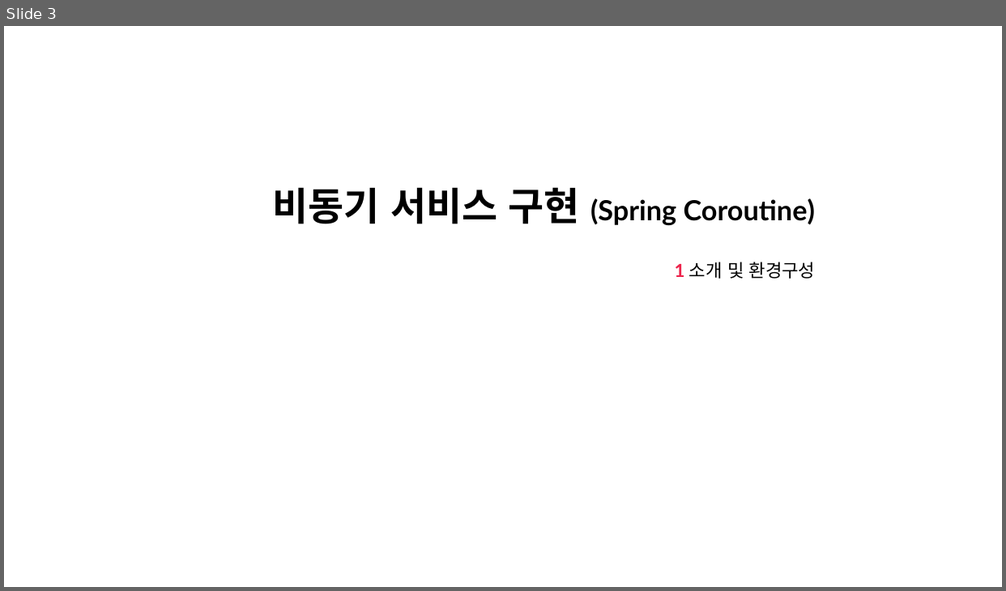
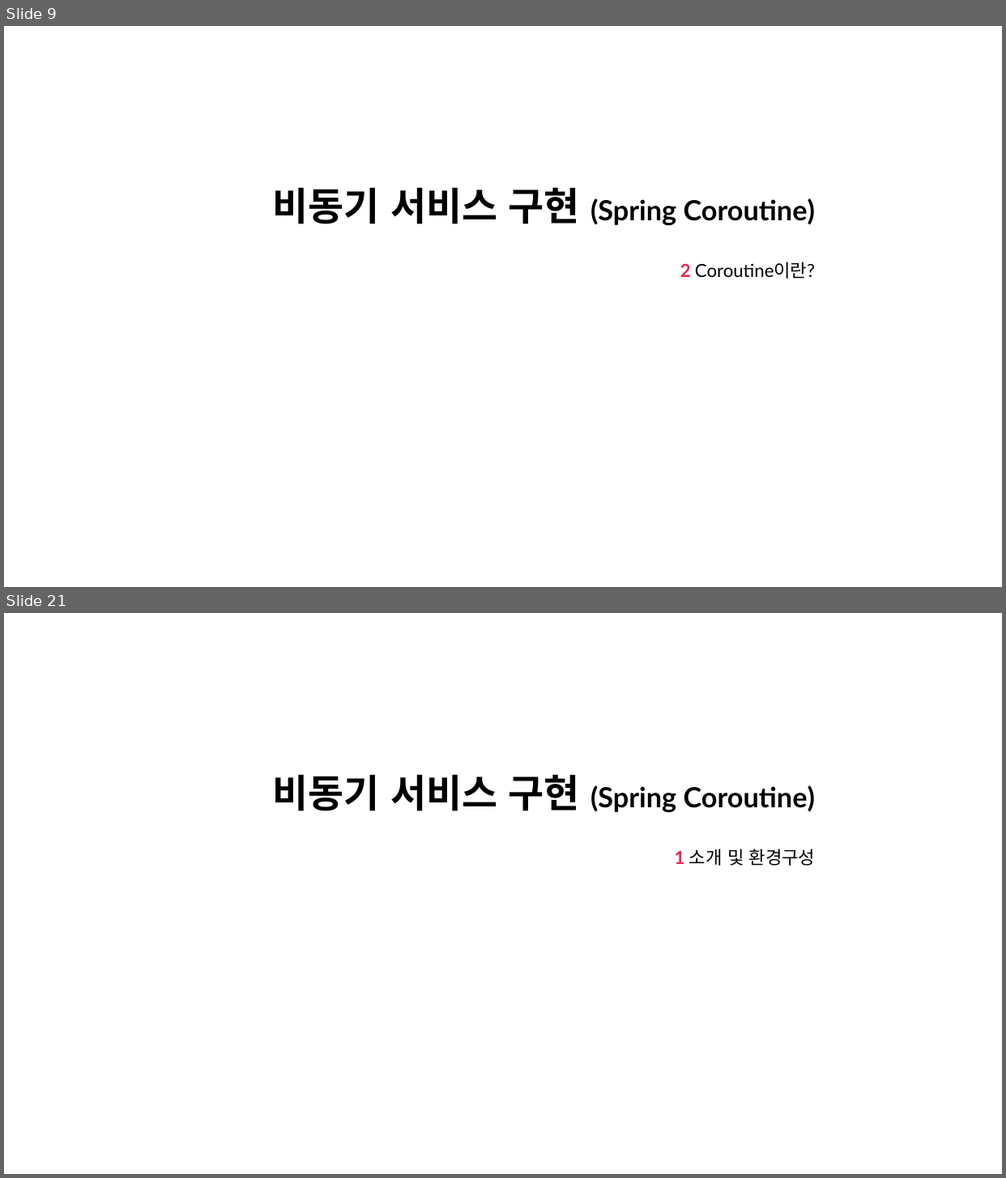
Before and after one commit to nayasis/fastcampus-hyper-webflux, a slide deck: 99.ppt/[Ch4-4. 비동기 서비스 구현 (Spring Coroutine)].pptx. Shown one above the other, each under a label of ours: slide 3 before the commit, slides 9 and 21 after it; the slides between them are not shown. The pictures are 1006x591 and 1006x1178 pixels, drawn with LibreOffice and Linux fonts; fonts in the diff are those of the drawing; background and template pictures are left out. Boxes give left, top, right and bottom in pixels: in the first picture for what was removed or moved away, otherwise in the second. Text is boxed around its words. In the diff, an @@ line names an element or a change of style, - is before the commit and + after.

```diff
--- a/99.ppt/[Ch4-4. 비동기 서비스 구현 (Spring Coroutine)].pptx
+++ b/99.ppt/[Ch4-4. 비동기 서비스 구현 (Spring Coroutine)].pptx
@@ slide 9 added at box(4, 26, 1002, 587), background picture (left out) @@
@@ title added at box(273, 187, 815, 226), 20 pt, text #000000, bold @@
+비동기 서비스 구현 (Spring Coroutine)
@@ subtitle added at box(680, 262, 815, 279), 13 pt, text #000000 @@
+2 Coroutine이란?
@@ what was slide 3 is now slide 21 @@
```
Also in this commit, not shown: 2 slides changed, 17 other slides added, 3 other files.
